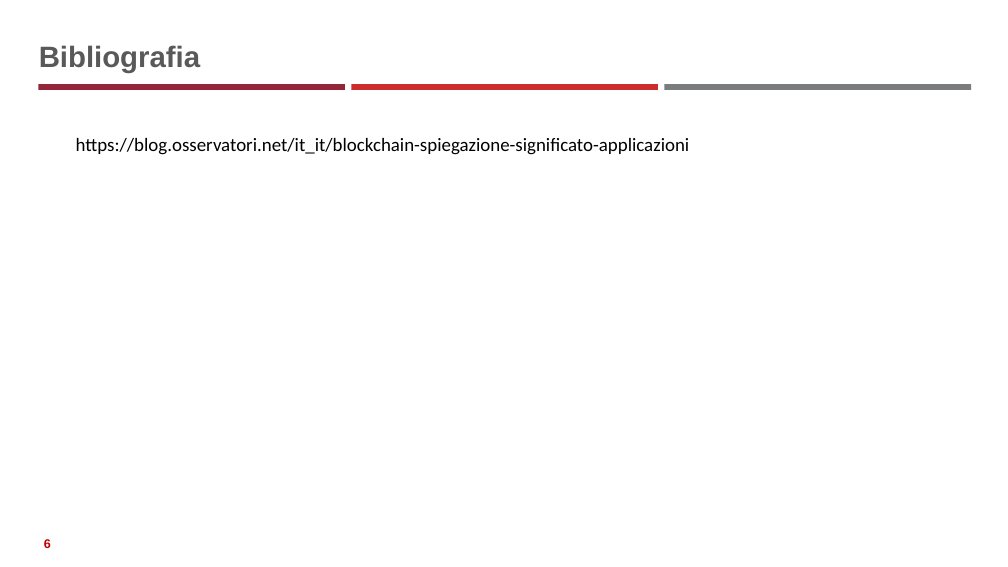
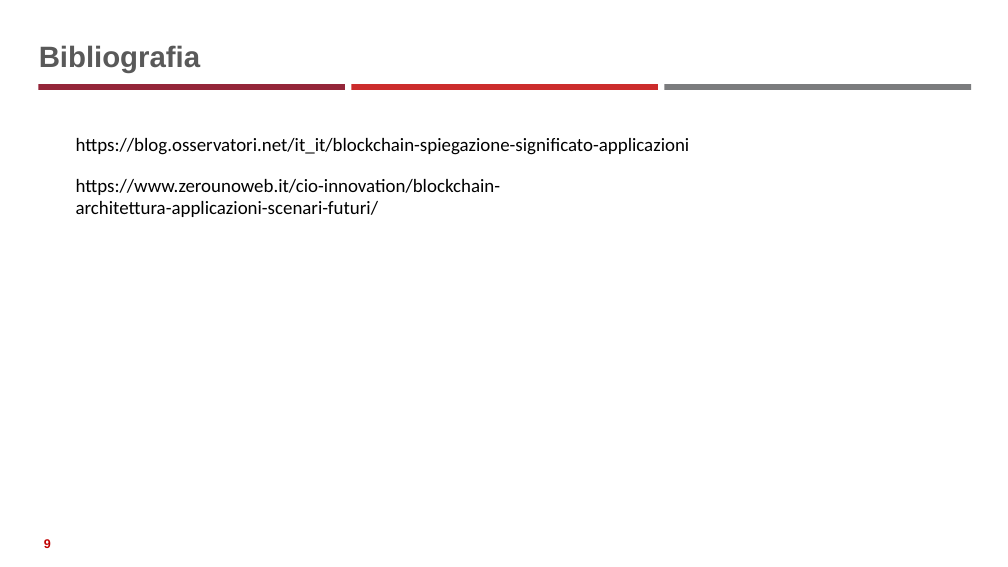
Before and after one commit to neural1977/data_science_interview_material, a slide deck: slide 9 of Assicurazioni/Distributed Ledger Technology_ita.pptx (slide 6 before the commit). Drawn at 1008x567 pixels with LibreOffice and Linux fonts; fonts in the diff are those of the drawing. Boxes give left, top, right and bottom in pixels: in the first picture for what was removed or moved away, otherwise in the second. Text is boxed around its words. In the diff, an @@ line names an element or a change of style, - is before the commit and + after.

```diff
--- a/Assicurazioni/Distributed Ledger Technology_ita.pptx
+++ b/Assicurazioni/Distributed Ledger Technology_ita.pptx
@@ text added at <box>76,179,500,217</box>, 18 pt, text #000000 @@
+https://www.zerounoweb.it/cio-innovation/blockchain-architettura-applicazioni-scenari-futuri/
```
Also in this commit, not shown: 3 slides added, 3 other files.
